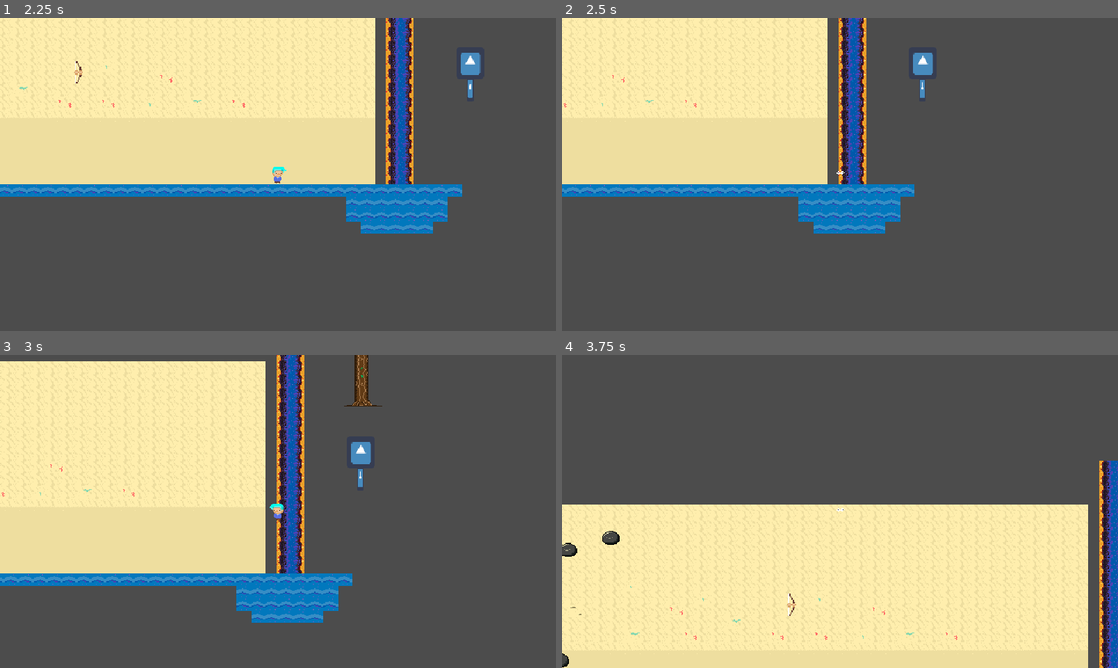
Above: before the commit, frames 1-4 (two rows, left to right).
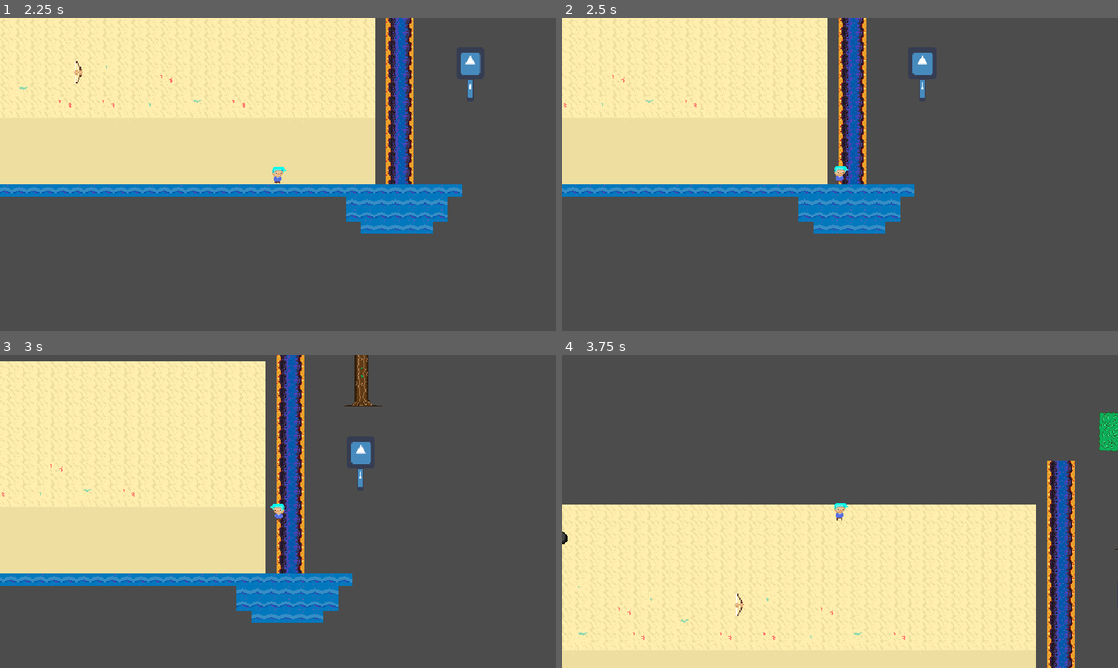
Above: after the commit, the same moments.

Repository: kjanuska/Independent-Study-Game
Game: Godot game, scene res://Scenes/Main.tscn
Same seed, same stepped clock (60 frames per second), same inputs: the game is played once before the commit and once after it. The engine's default icon, where the game draws it, is replaced by a stand-in: a white triangle on a blue panel in a dark square.
Inputs (mouse positions are in pixels of both pictures, inside the frame that each line leads up to):
- Up to frame 1 (2.25 s): move the mouse to (400, 158) at 0.52 s; hold D (ui_right) 0.53-1.28 s; hold Space (dash) 0.53-1.28 s; click (400, 158) at 0.8 s; move the mouse to (166, 190) at 1.27 s; hold S (ui_down) 1.28-2.03 s; click (166, 190) at 1.35 s; right-click (166, 190) at 1.55 s; tap Enter at 2 s; move the mouse to (333, 105) at 2.02 s; hold D (ui_right) from 2.03 s (still down); hold Right mouse button (shoot) from 2.03 s (still down)
- Up to frame 2 (2.5 s): keep holding D (ui_right); keep holding Right mouse button (shoot); tap Space (dash) at 2.3 s
- Up to frame 3 (3 s): tap Space (dash) at 2.75 s; move the mouse to (250, 574) at 2.77 s; release D (ui_right) at 2.78 s; release Right mouse button (shoot) at 2.78 s; hold W (ui_up) from 2.78 s (still down); tap E (Interact) at 2.85 s
- Up to frame 4 (3.75 s): click (812, 574) at 3.05 s; move the mouse to (1006, 558) at 3.52 s; release W (ui_up) at 3.53 s; hold A (ui_left) from 3.53 s (still down); hold Space (dash) from 3.53 s (still down)

Frame 1 is identical in both runs. In frame 2, 0.1% of the frame differs, in the area x 49-67%, y 11-53%; in frame 3, less than 0.1%; in frame 4, 8.8%, in the area x 0-100%, y 18-100%.

Commit message:
fixes and death
- it is now possible to die. when you die, you won't be able to move or use your weapons
- when dashing over spikes you won't take damage
- shortened dash length (2.5 --> 1.5 sec)
- can only switch weapons when animations are done playing

Diff:
--- a/Scenes/Bow/Bow.tscn
+++ b/Scenes/Bow/Bow.tscn
@@ -64,4 +64,5 @@
 texture = ExtResource( 3 )
 hframes = 16
 frame = 12
+
 [connection signal="animation_finished" from="AnimationPlayer" to="." method="_on_AnimationPlayer_animation_finished"]
--- a/Scenes/Main.tscn
+++ b/Scenes/Main.tscn
@@ -163,6 +163,7 @@
 
 [node name="Player" parent="." instance=ExtResource( 12 )]
 position = Vector2( 286.732, 149.764 )
+
 [connection signal="body_entered" from="Pickup Melee" to="Pickup Melee" method="_on_Area2D_body_entered"]
 [connection signal="body_exited" from="Pickup Melee" to="Pickup Melee" method="_on_Area2D_body_exited"]
 [connection signal="body_entered" from="Pickup Bow" to="Pickup Bow" method="_on_Area2D_body_entered"]
--- a/Scenes/Player.tscn
+++ b/Scenes/Player.tscn
@@ -28,11 +28,11 @@
 "
 
 [sub_resource type="RectangleShape2D" id=3]
-extents = Vector2( 10, 10.7607 )
+extents = Vector2( 7.45749, 10.7607 )
 
 [sub_resource type="Animation" id=4]
 resource_name = "dash"
-length = 0.25
+length = 0.15
 step = 0.01
 tracks/0/type = "value"
 tracks/0/path = NodePath("Sprite:frame")
@@ -41,7 +41,7 @@
 tracks/0/imported = false
 tracks/0/enabled = true
 tracks/0/keys = {
-"times": PoolRealArray( 0, 0.03, 0.06, 0.09, 0.12, 0.14, 0.16, 0.19, 0.21, 0.23, 0.25 ),
+"times": PoolRealArray( 0, 0.01, 0.02, 0.04, 0.05, 0.07, 0.09, 0.1, 0.12, 0.13, 0.15 ),
 "transitions": PoolRealArray( 1, 1, 1, 1, 1, 1, 1, 1, 1, 1, 1 ),
 "update": 1,
 "values": [ 1, 2, 3, 4, 5, 6, 7, 8, 9, 10, 11 ]
@@ -122,57 +122,57 @@
 [sub_resource type="AnimationNodeAnimation" id=11]
 animation = "hurt"
 
-[sub_resource type="AnimationNodeAnimation" id=26]
+[sub_resource type="AnimationNodeAnimation" id=12]
 animation = "idle"
 
-[sub_resource type="AnimationNodeAnimation" id=27]
+[sub_resource type="AnimationNodeAnimation" id=13]
 animation = "walk"
 
-[sub_resource type="AnimationNodeStateMachineTransition" id=28]
-
-[sub_resource type="AnimationNodeStateMachineTransition" id=29]
-
-[sub_resource type="AnimationNodeStateMachineTransition" id=30]
-
-[sub_resource type="AnimationNodeStateMachineTransition" id=31]
-switch_mode = 2
-auto_advance = true
-
-[sub_resource type="AnimationNodeStateMachineTransition" id=32]
-switch_mode = 2
-auto_advance = true
-
-[sub_resource type="AnimationNodeStateMachineTransition" id=33]
-
-[sub_resource type="AnimationNodeStateMachineTransition" id=34]
-switch_mode = 2
-auto_advance = true
-
-[sub_resource type="AnimationNodeStateMachineTransition" id=35]
-
-[sub_resource type="AnimationNodeStateMachineTransition" id=36]
-switch_mode = 2
-auto_advance = true
-
-[sub_resource type="AnimationNodeStateMachineTransition" id=37]
-
-[sub_resource type="AnimationNodeStateMachine" id=23]
+[sub_resource type="AnimationNodeStateMachineTransition" id=14]
+
+[sub_resource type="AnimationNodeStateMachineTransition" id=15]
+
+[sub_resource type="AnimationNodeStateMachineTransition" id=16]
+
+[sub_resource type="AnimationNodeStateMachineTransition" id=17]
+switch_mode = 2
+auto_advance = true
+
+[sub_resource type="AnimationNodeStateMachineTransition" id=18]
+switch_mode = 2
+auto_advance = true
+
+[sub_resource type="AnimationNodeStateMachineTransition" id=19]
+
+[sub_resource type="AnimationNodeStateMachineTransition" id=20]
+switch_mode = 2
+auto_advance = true
+
+[sub_resource type="AnimationNodeStateMachineTransition" id=21]
+
+[sub_resource type="AnimationNodeStateMachineTransition" id=22]
+switch_mode = 2
+auto_advance = true
+
+[sub_resource type="AnimationNodeStateMachineTransition" id=23]
+
+[sub_resource type="AnimationNodeStateMachine" id=24]
 states/dash/node = SubResource( 9 )
 states/dash/position = Vector2( 1005, 135 )
 states/death/node = SubResource( 10 )
 states/death/position = Vector2( 651.266, 347 )
 states/hurt/node = SubResource( 11 )
 states/hurt/position = Vector2( 269, 144 )
-states/idle/node = SubResource( 26 )
+states/idle/node = SubResource( 12 )
 states/idle/position = Vector2( 651.266, 234.191 )
-states/walk/node = SubResource( 27 )
+states/walk/node = SubResource( 13 )
 states/walk/position = Vector2( 651.266, 72.1909 )
-transitions = [ "idle", "walk", SubResource( 28 ), "walk", "dash", SubResource( 29 ), "walk", "hurt", SubResource( 30 ), "dash", "walk", SubResource( 31 ), "hurt", "idle", SubResource( 32 ), "idle", "death", SubResource( 33 ), "dash", "idle", SubResource( 34 ), "idle", "hurt", SubResource( 35 ), "hurt", "walk", SubResource( 36 ), "walk", "idle", SubResource( 37 ) ]
+transitions = [ "idle", "walk", SubResource( 14 ), "walk", "dash", SubResource( 15 ), "walk", "hurt", SubResource( 16 ), "dash", "walk", SubResource( 17 ), "hurt", "idle", SubResource( 18 ), "idle", "death", SubResource( 19 ), "dash", "idle", SubResource( 20 ), "idle", "hurt", SubResource( 21 ), "hurt", "walk", SubResource( 22 ), "walk", "idle", SubResource( 23 ) ]
 start_node = "idle"
 end_node = "death"
-graph_offset = Vector2( -25.7339, 9.19093 )
-
-[sub_resource type="AnimationNodeStateMachinePlayback" id=24]
+graph_offset = Vector2( -25.7339, 30.6469 )
+
+[sub_resource type="AnimationNodeStateMachinePlayback" id=25]
 
 [node name="Player" type="KinematicBody2D" groups=[
 "player",
@@ -195,7 +195,7 @@
 [node name="RangedCooldown" type="Timer" parent="WeaponTimers"]
 
 [node name="DashTimer" type="Timer" parent="."]
-wait_time = 0.25
+wait_time = 0.15
 one_shot = true
 
 [node name="DashCooldown" type="Timer" parent="."]
@@ -217,12 +217,11 @@
 texture = ExtResource( 3 )
 vframes = 3
 hframes = 13
-frame = 27
+frame = 28
 
 [node name="Hurtbox" type="Area2D" parent="." groups=[
 "player_hurtbox",
 ]]
-editor/display_folded = true
 script = ExtResource( 4 )
 
 [node name="CollisionShape2D" type="CollisionShape2D" parent="Hurtbox"]
@@ -236,16 +235,17 @@
 anims/dash = SubResource( 4 )
 anims/death = SubResource( 5 )
 anims/hurt = SubResource( 6 )
-anims/idle = SubResource( 25 )
+anims/idle = SubResource( 7 )
 anims/walk = SubResource( 8 )
 
 [node name="AnimationTree" type="AnimationTree" parent="."]
-tree_root = SubResource( 23 )
+tree_root = SubResource( 24 )
 anim_player = NodePath("../AnimationPlayer")
 active = true
-parameters/playback = SubResource( 24 )
+parameters/playback = SubResource( 25 )
 
 [node name="MovementStates" type="Node" parent="."]
+editor/display_folded = true
 script = ExtResource( 5 )
 START_STATE = NodePath("Idle")
 
--- a/Scripts/PlayerHurtbox.gd
+++ b/Scripts/PlayerHurtbox.gd
@@ -10,6 +10,10 @@
 		if health == 0:
 			print("you died")
 			get_parent().player_animation.travel("death")
+			owner.get_node("MovementStates").set_physics_process(false)
+			owner.get_node("WeaponStates").set_physics_process(false)
+			is_vulnerable = false
+			return
 		is_vulnerable = false
 		get_parent().player_animation.travel("hurt")
 		$InvincibilityPeriod.start()
--- a/Scripts/StateMachine/Movement/States/Dash.gd
+++ b/Scripts/StateMachine/Movement/States/Dash.gd
@@ -3,6 +3,7 @@
 onready var dash_cooldown = owner.get_node("DashCooldown")
 
 func enter():
+	owner.get_node("Hurtbox").is_vulnerable = false
 	speed = 1500.0
 	move_direction = get_input_direction()
 	player_animation.travel("dash")
@@ -13,6 +14,7 @@
 
 func _on_DashTimer_timeout():
 	speed = 0.0
+	owner.get_node("Hurtbox").is_vulnerable = true
 	emit_signal("finished", "previous")
 	dash_cooldown.start()
 
--- a/Scripts/StateMachine/Movement/States/Idle.gd
+++ b/Scripts/StateMachine/Movement/States/Idle.gd
@@ -1,7 +1,7 @@
 extends "../Motion.gd"
 
 func enter():
-	player_animation.travel("idle")
+	player_animation.start("idle")
 
 func handle_input(event):
 	return .handle_input(event)
--- a/Scripts/StateMachine/Weapons/States/Melee.gd
+++ b/Scripts/StateMachine/Weapons/States/Melee.gd
@@ -7,6 +7,6 @@
 func update(_delta):
 	.set_weapon_rotation()
 	.get_melee_input()
-	if Input.is_action_just_pressed("shoot") && owner.previous_weapon_id != null:
+	if Input.is_action_just_pressed("shoot") && owner.previous_weapon_id != null && owner.anim_finished:
 		owner.id = owner.previous_weapon_id
 		emit_signal("finished", "transition")
--- a/Scripts/StateMachine/Weapons/States/Ranged.gd
+++ b/Scripts/StateMachine/Weapons/States/Ranged.gd
@@ -8,6 +8,6 @@
 func update(_delta):
 	.set_weapon_rotation()
 	.get_ranged_input()
-	if Input.is_action_just_pressed("melee") && owner.previous_weapon_id != null:
+	if Input.is_action_just_pressed("melee") && owner.previous_weapon_id != null && owner.anim_finished:
 		owner.id = owner.previous_weapon_id
 		emit_signal("finished", "transition")
--- a/Scripts/Weapons/Melee/Sword/Sword.gd
+++ b/Scripts/Weapons/Melee/Sword/Sword.gd
@@ -8,5 +8,6 @@
 		area.take_damage()
 
 func _on_AnimationPlayer_animation_finished(anim_name):
-	$AnimationPlayer.play("idle")
-	PlayerVar.player.anim_finished = true
+	if anim_name == "attack":
+		$AnimationPlayer.play("idle")
+		PlayerVar.player.anim_finished = true
--- a/Scripts/Weapons/Ranged/Bow/Arrow.gd
+++ b/Scripts/Weapons/Ranged/Bow/Arrow.gd
@@ -15,7 +15,8 @@
 	speed = speed_value
 
 func _on_VisibilityNotifier2D_screen_exited():
-	queue_free()
+	pass
+#	queue_free()
 
 func _on_Arrow_area_entered(area):
 	if area.is_in_group("hurtbox"):
Not shown: 1 places in Scenes/Player.tscn that only renumber resources
Not shown: 3 places in Scenes/River.tscn that only renumber resources
